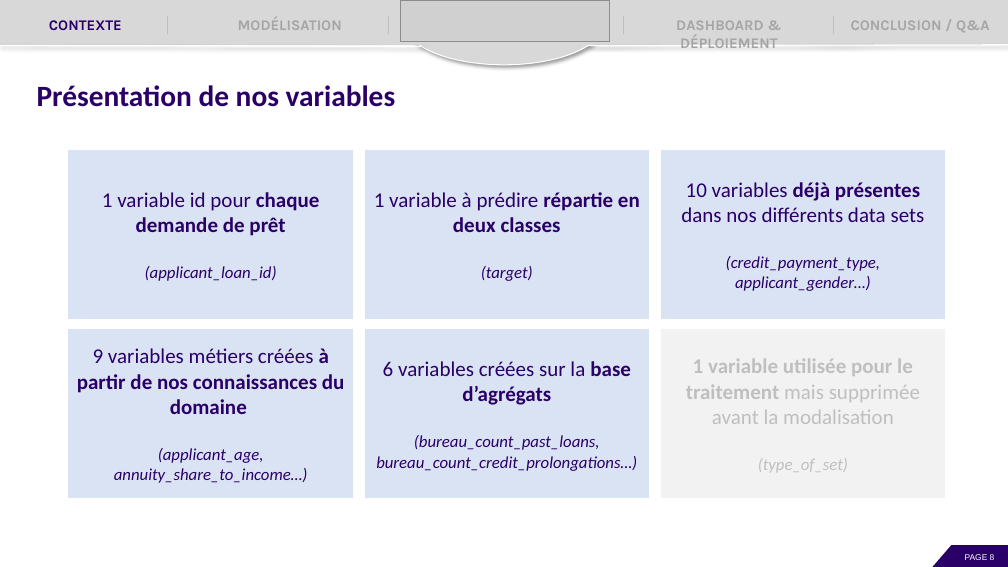
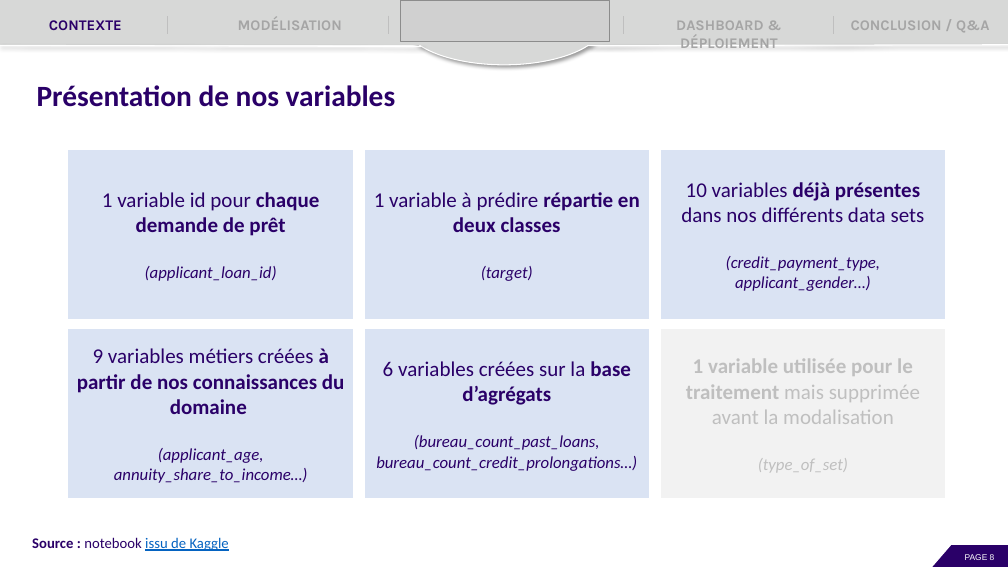
Before and after one commit to EtudiantOC2/implement_scoring_model_v2, a slide deck: slide 8 of evaluation/P7_Presentation.pptx. Drawn at 1008x567 pixels with LibreOffice and Linux fonts; fonts in the diff are those of the drawing; grey boxes stand for pictures. Boxes give left, top, right and bottom in pixels: in the first picture for what was removed or moved away, otherwise in the second. Text is boxed around its words. In the diff, an @@ line names an element or a change of style, - is before the commit and + after.

```diff
--- a/evaluation/P7_Presentation.pptx
+++ b/evaluation/P7_Presentation.pptx
@@ text added at (32, 537, 229, 551), 14 pt, text #2A0068 @@
+Source : notebook issu de Kaggle
```
Also in this commit, not shown: 9 other slides changed, 5 slides added, 2 other files.
